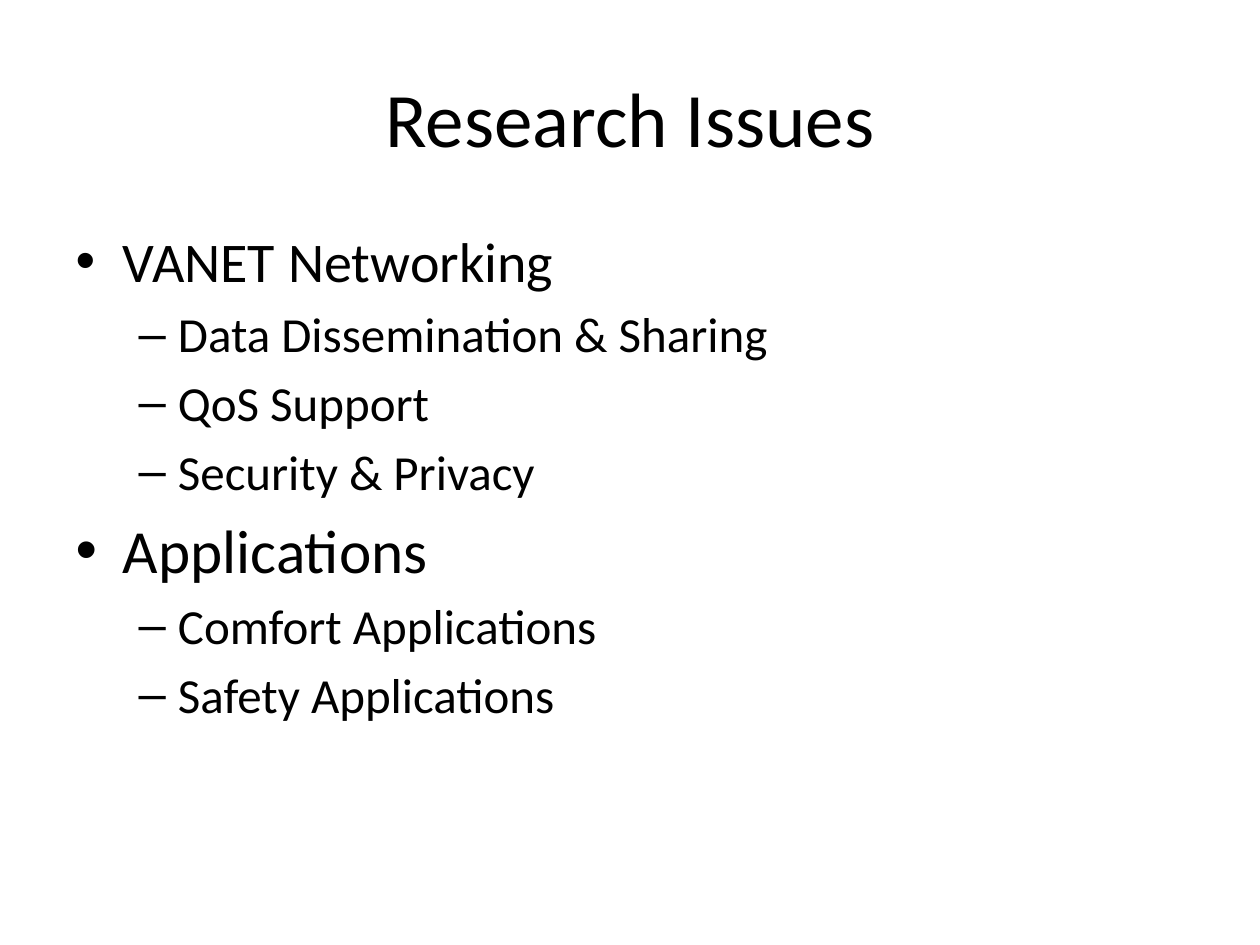
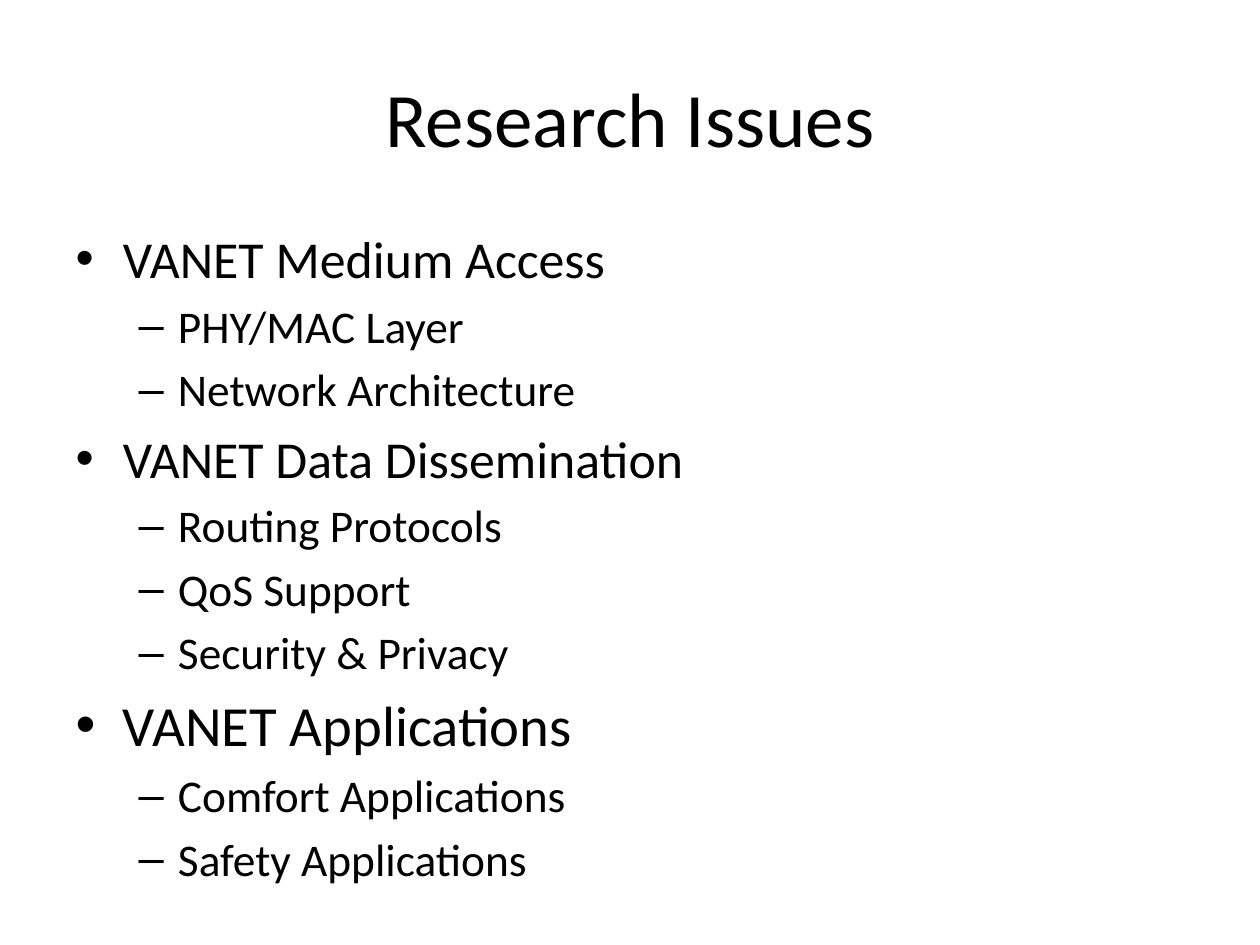
Before and after one commit to zhuangdizhu/huawei_internship, a slide deck: slide 8 of V2V/V2VReview.pptx. Drawn at 1260x945 pixels with LibreOffice and Linux fonts; fonts in the diff are those of the drawing. Boxes give left, top, right and bottom in pixels: in the first picture for what was removed or moved away, otherwise in the second. Text is boxed around its words. In the diff, an @@ line names an element or a change of style, - is before the commit and + after.

```diff
--- a/V2V/V2VReview.pptx
+++ b/V2V/V2VReview.pptx
@@ text at (123, 242, 683, 550): text changed; size 28 to 25.9 pt @@
-• VANET Networking
-  – Data Dissemination & Sharing
+• VANET Medium Access
+  – PHY/MAC Layer
+  – Network Architecture
+• VANET Data Dissemination
+  – Routing Protocols
@@ text at (178, 576, 565, 820): size 28 to 25.9 pt in "QoS Support", "Security & Privacy", "Comfort Applications", "Safety Applications" @@
@@ text at (123, 706, 572, 755): text changed; size 35 to 32.4 pt @@
-• Applications
+• VANET Applications
```
Also in this commit, not shown: 9 other slides changed, 8 slides added, 1 slide removed, 11 other files.
